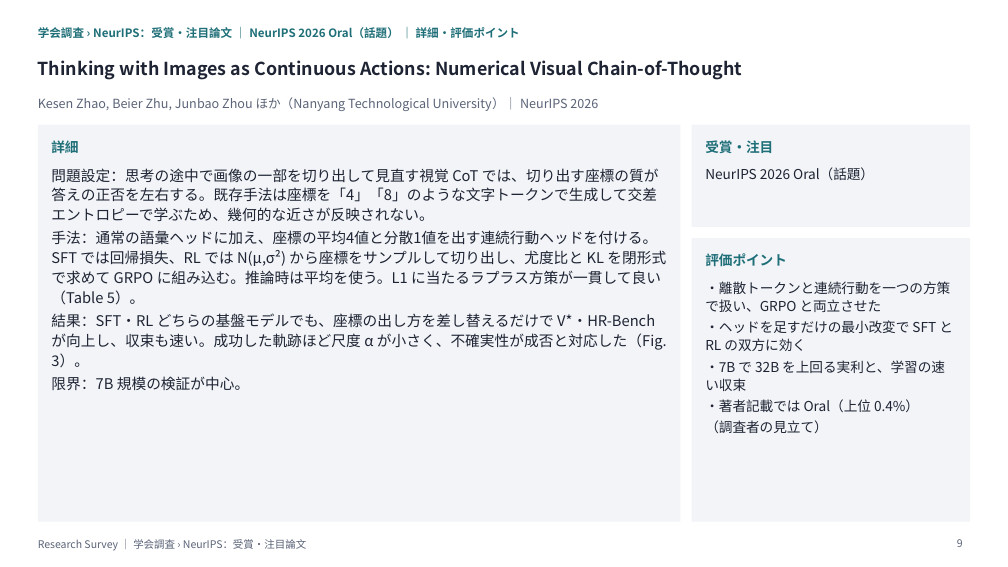
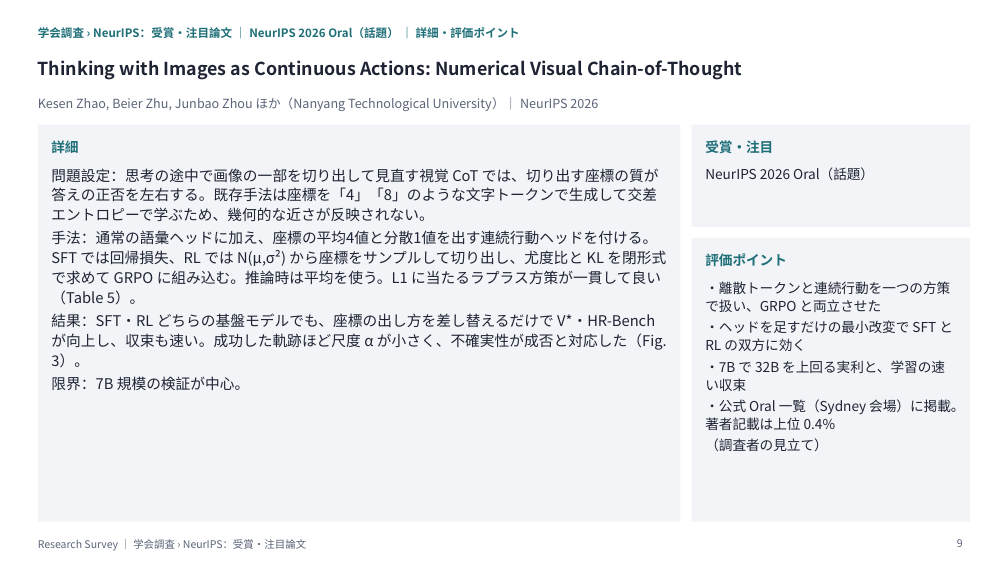
Before and after one commit to create-alt/researches, a slide deck: slide 9 of neurips/neurips.pptx. Drawn at 1008x567 pixels with LibreOffice and Linux fonts; fonts in the diff are those of the drawing. Boxes give left, top, right and bottom in pixels: in the first picture for what was removed or moved away, otherwise in the second. Text is boxed around its words. In the diff, an @@ line names an element or a change of style, - is before the commit and + after.

```diff
--- a/neurips/neurips.pptx
+++ b/neurips/neurips.pptx
@@ text at bbox=[705, 399, 964, 430]: text changed @@
-・著者記載では Oral（上位 0.4%）
+・公式 Oral 一覧（Sydney 会場）に掲載。著者記載は上位 0.4%
```
Also in this commit, not shown: 16 other slides changed, 8 slides added, 27 other files.
